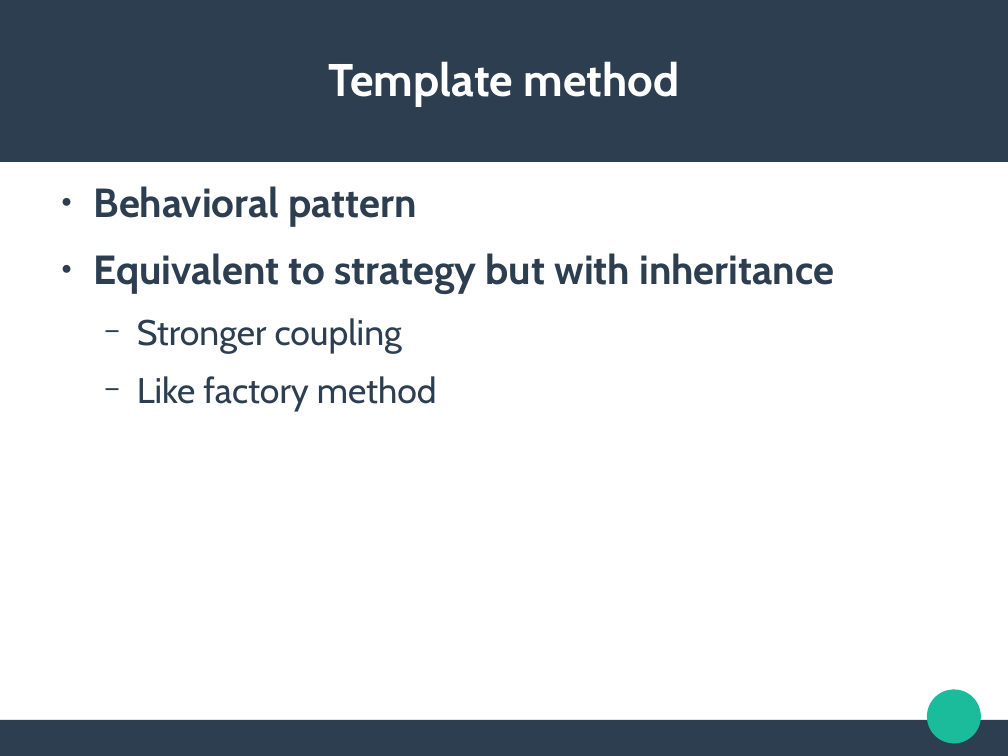
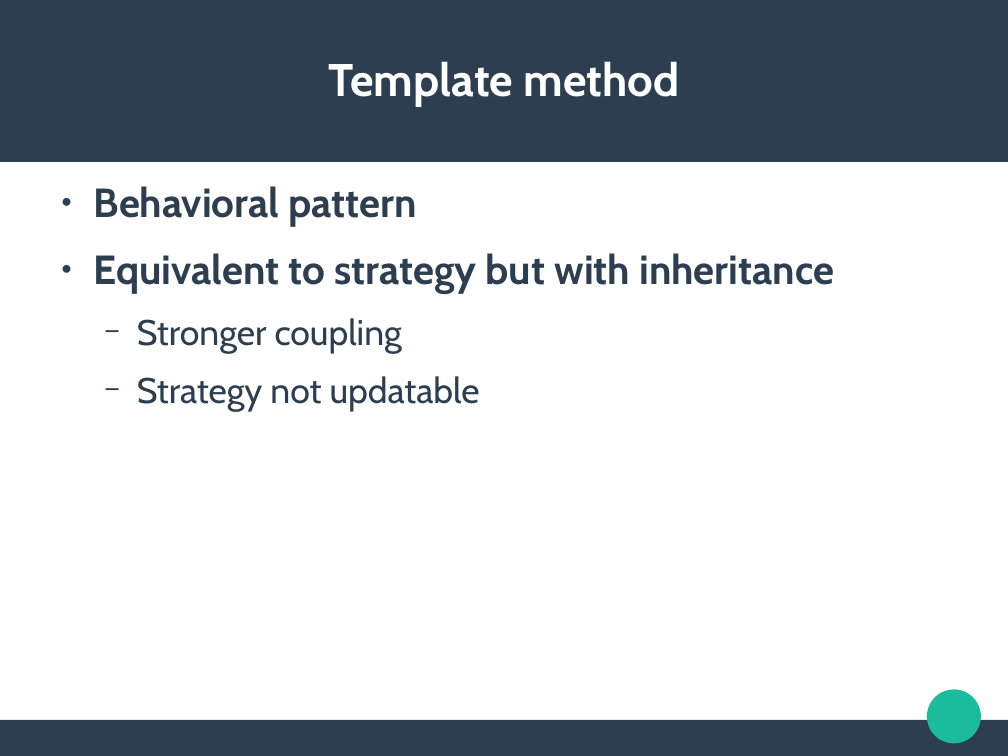
Before and after one commit to jldelarbre/lectureNotes, a slide deck: slide 12 of Slides/lesson5/PatternsAreSolid.odp (slide 13 before the commit). Drawn at 1008x756 pixels with LibreOffice and Linux fonts; fonts in the diff are those of the drawing. Boxes give left, top, right and bottom in pixels: in the first picture for what was removed or moved away, otherwise in the second. Text is boxed around its words. In the diff, an @@ line names an element or a change of style, - is before the commit and + after.

```diff
--- a/Slides/lesson5/PatternsAreSolid.odp
+++ b/Slides/lesson5/PatternsAreSolid.odp
@@ text at <box>137,376,480,411</box>: text changed @@
-  − Like factory method
+  − Strategy not updatable
```
Also in this commit, not shown: 2 other slides changed, 3 slides added, 2 slides removed, 18 other files.
